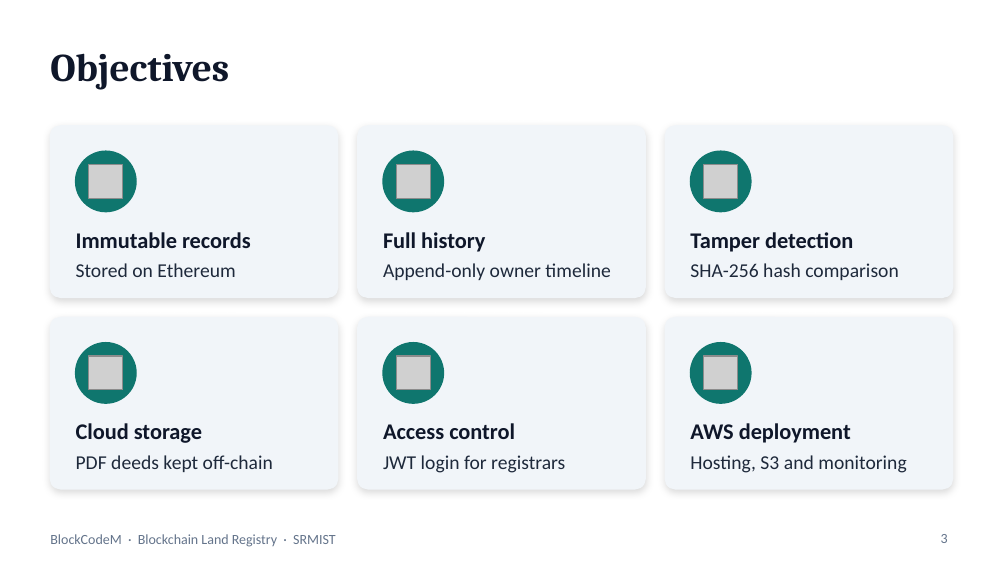
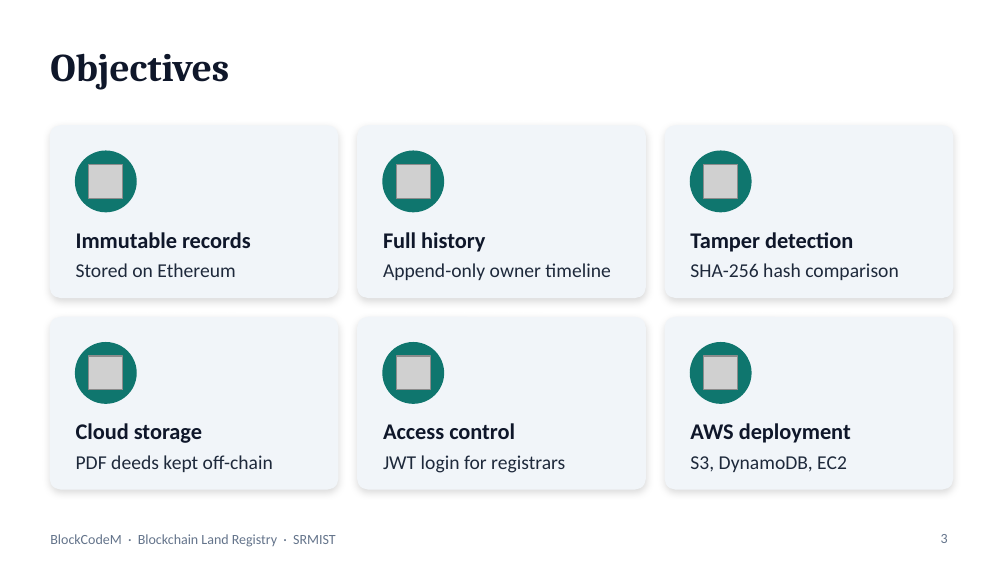
Before and after one commit to Adi-2602/blockchain-land-registry, a slide deck: slide 3 of docs/BlockCodeM_Land_Registry_Final_PPT.pptx. Drawn at 1008x567 pixels with LibreOffice and Linux fonts; fonts in the diff are those of the drawing; grey boxes stand for pictures. Boxes give left, top, right and bottom in pixels: in the first picture for what was removed or moved away, otherwise in the second. Text is boxed around its words. In the diff, an @@ line names an element or a change of style, - is before the commit and + after.

```diff
--- a/docs/BlockCodeM_Land_Registry_Final_PPT.pptx
+++ b/docs/BlockCodeM_Land_Registry_Final_PPT.pptx
@@ text at (x1=690, y1=456, x2=847, y2=472): text changed @@
-Hosting, S3 and monitoring
+S3, DynamoDB, EC2
```
Also in this commit, not shown: 7 other slides changed, 5 slides added, 1 slide removed, 5 other files.
